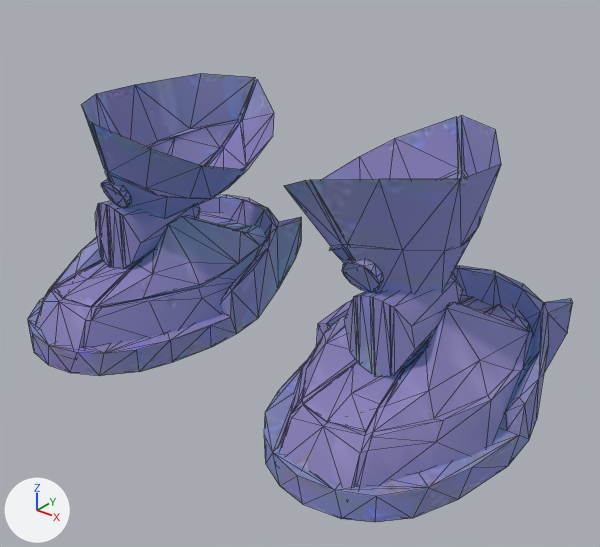
An edit to the glTF model public/3d/basic/A-40.glb, drawn before and after from the same camera.
One viewpoint serves both versions: a camera (50 mm lens) standing at (1.169, -1.352, 1.093) and looking at (0.091, -0.005, 0.257). The lights are fixed; the arrows at lower left show +X, +Y and +Z. Mesh edges are drawn as thin lines. Vertices at the same position are counted once.

Script lines for the objects in view, before the commit:
```python
me_cylinder_013 = bpy.data.meshes.new('Cylinder.013')
me_cylinder_013.from_pydata(...)  # 713 vertices, 1263 faces; spans x -0.657..0.657, y -0.38..0.369, z 0.001..0.606
me_cylinder_013.materials.append(mat_a_40)
ob_a_40 = bpy.data.objects.new('A-40', me_cylinder_013)
ob_a_40.location = (0.0, 0.0, 0.0)
```
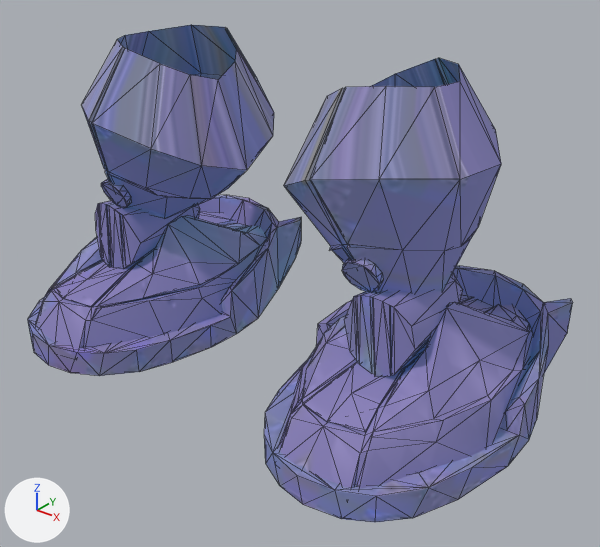
Pixel boxes [x1, y1, x2, y2] of what changed, in the pictures (600 x 547 px):
'A-40', reshaped (11% taller): before [27, 73, 573, 522]; after [27, 25, 573, 522]
part 1 of me_cylinder_013, added (blue): after [81, 25, 501, 185]

Edits to the bpy script that builds the scene:
```text
Change me_cylinder_013:
    used by ob_a_40; location = (0.0, 0.0, 0.0)
    remove me_cylinder_013.from_pydata(...)  # 713 vertices, 1263 faces; spans x -0.657..0.657, y -0.38..0.369, z 0.001..0.606
    add me_cylinder_013.from_pydata(...)  # 743 vertices, 1323 faces; spans x -0.657..0.657, y -0.38..0.369, z 0.001..0.747
    me_cylinder_013 part 1
    30 vertices are added at x -0.429..0.429, y -0.138..0.191, z 0.66..0.747
    60 new faces join them
```
